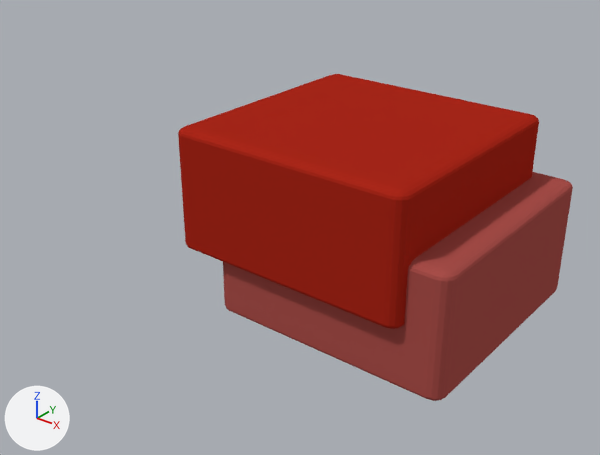
The Blender file View/Blender/Prozess/Sub_Highlight.blend: old version first, new version second.
Rendered twice from a 50 mm camera at (3.37, -4.96, 2.5) aimed at (-0.08, -0.65, -0.17). Every picture has the same lights, and +X, +Y and +Z are marked at lower left.
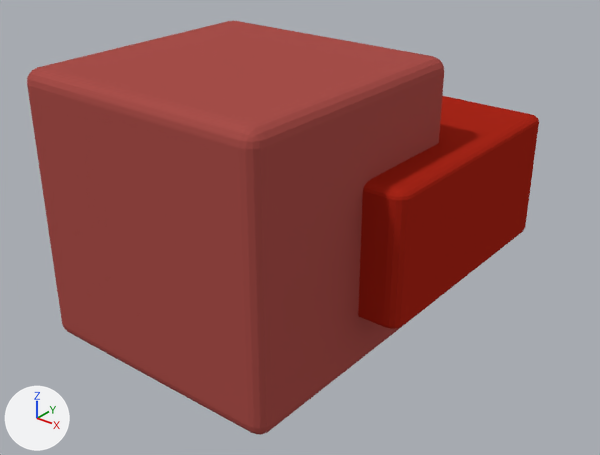
Where the newer file only moved an object's origin or applied its transform, the numbers keep the older frame.

The edits, one by one:
me_cube_001 has 152 vertices, 150 faces and spans x -1.0..1.0, y -1.0..1.0, z -1.0..1.0.
me_cube_001 is used by ob_cube; location (0.0, 0.0, 0.0); rotation (1.571, 0.0, 3.142), in degrees (90, 0, 180); scale (1.0, 0.5, 1.0).
me_cube_001 part 1: the whole mesh is multiplied about its middle by the matrix ((-1.0, 0.0, 0.0), (0.0, 0.0, 1.0), (0.0, 0.5, 0.0)).
Object 'Cube' (ob_cube) turns from (90, 0, 180) to (0, 0, 0) degrees about x, y and z.
Object 'Cube' (ob_cube) is rescaled from (1.0, 0.5, 1.0) to (1.0, 1.0, 1.0).

Location of each change, [x1, y1, x2, y2] in pixels of the pictures (600 x 455 px):
'Cube.001', reshaped: before [223, 172, 573, 401]; after [27, 21, 444, 435]
'Cube', turned, rescaled: before [178, 74, 539, 329]; after [358, 96, 539, 329]
